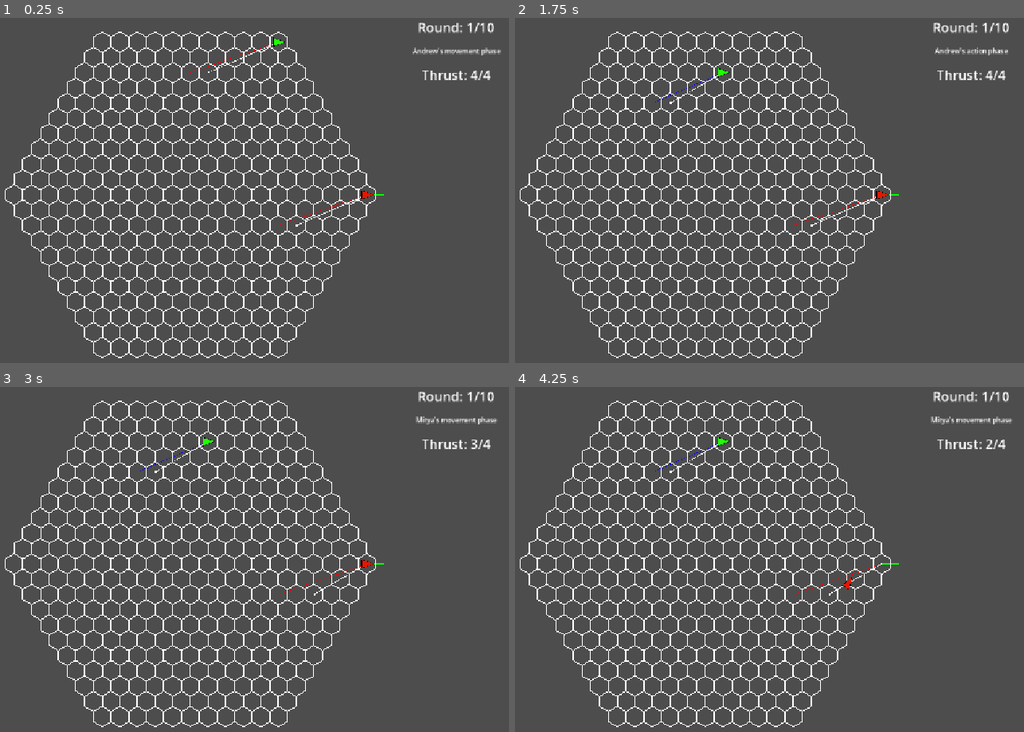
Above: before the commit, frames 1-4 (two rows, left to right).
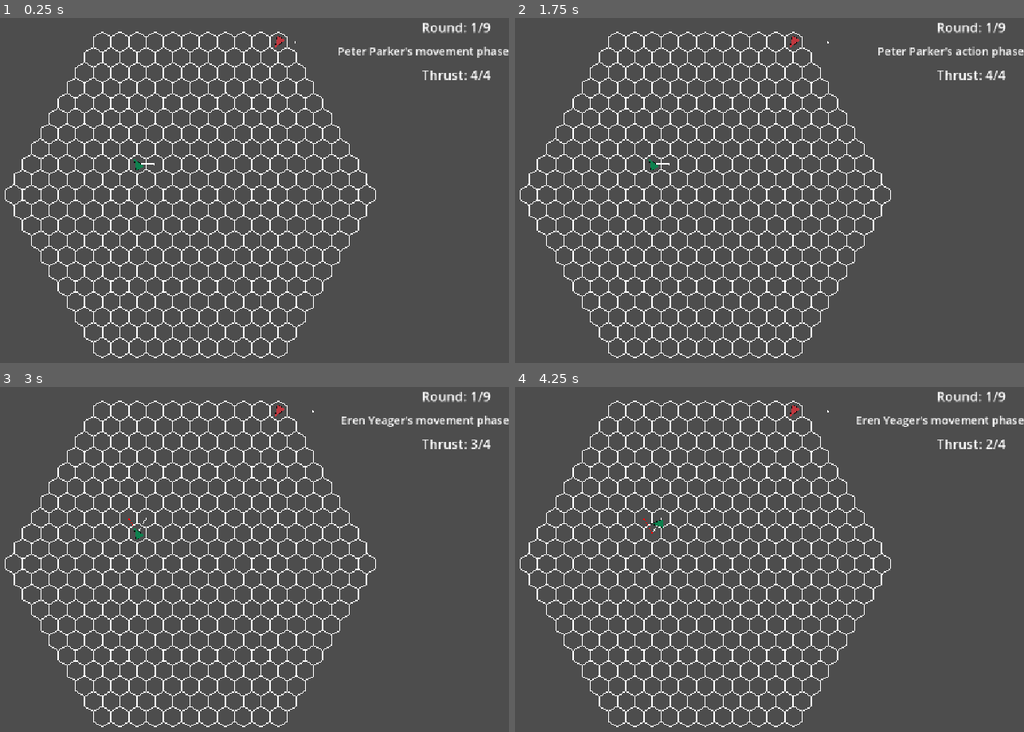
Above: after the commit, the same moments.

Repository: Idandot/Space-Arena
Game: Godot game, scene res://Base Class/Arena.tscn
Two runs of this game, one before a commit and one after it. Both use one fixed random seed, a clock stepped at 60 frames per second and the inputs below.
Inputs:
- Up to frame 1 (0.25 s): no input
- Up to frame 2 (1.75 s): tap Enter (end_phase) at 0.5, 1.35 s; hold Right (turn_right) 0.53-1.28 s; tap Space (fire) at 0.6, 1.55 s; hold Down (brake) from 1.28 s (still down)
- Up to frame 3 (3 s): tap Space (fire) at 2, 2.1, 2.85 s; release Down (brake) at 2.03 s; hold Right (turn_right) 2.03-2.78 s; tap Enter (end_phase) at 2.75 s; hold Up (accelerate) from 2.78 s (still down)
- Up to frame 4 (4.25 s): tap Space (fire) at 3.5, 3.8 s; release Up (accelerate) at 3.53 s; hold Left (turn_left) from 3.53 s (still down); tap Enter (end_phase) at 3.6 s

The runs differ from the first frame. In frame 1, 0.9% of the frame differs, in the area x 26-100%, y 1-61%; in frame 2, 0.9%; in frame 3, 0.9%; in frame 4, 0.9%.

Commit message:
Weapon 0.1.6 Cleaning

Diff:
--- a/Autoload Class/UIManager.gd
+++ b/Autoload Class/UIManager.gd
@@ -7,20 +7,20 @@
 
 func _ready() -> void:
 	GameEvents.thrust_changed.connect(_update_thrust_label)
-	GameEvents.round_changed.connect(_update_turn_label)
+	GameEvents.round_changed.connect(_update_round_label)
 	GameEvents.phase_changed.connect(_update_phase_label)
 
 func _update_thrust_label(_actor: Actor, thrust: int, max_thrust: int):
 	if !thrust_label:
 		return
-	thrust_label.text = "Thrust: " + str(thrust) + "/" + str(max_thrust)
+	thrust_label.text = "Thrust: %s/%s" % [thrust, max_thrust]
 
-func _update_turn_label(current_round: int, max_round: int):
+func _update_round_label(current_round: int, max_round: int):
 	if !round_label:
 		return
-	round_label.text = "Round: " + str(current_round) + "/" + str(max_round)
+	round_label.text = "Round: %s/%s" % [current_round, max_round]
 
-func _update_phase_label(_actor: Actor, phase: Enums.turn_phase):
+func _update_phase_label(actor: Actor, phase: Enums.turn_phase):
 	if !phase_label:
 		return
 	var phase_str: String = ""
@@ -29,4 +29,4 @@
 			phase_str = "movement"
 		Enums.turn_phase.ACTION:
 			phase_str = "action"
-	phase_label.text = _actor._display_name + "'s " + phase_str + " phase"
+	phase_label.text = "%s's %s phase" % [actor.display_name, phase_str]
--- a/Base Class/Actor.gd
+++ b/Base Class/Actor.gd
@@ -7,14 +7,18 @@
 signal turn_started(actor: Actor)
 signal killed(actor: Actor)
 
-var _display_name: String = ""
+var display_name: String = "":
+	set(value):
+		display_name = value
+	get:
+		return display_name
 var _initiative: int = 0
 var _is_alive: bool = true
 
 var state: Enums.actor_states = Enums.actor_states.IDLE:
 	set(value):
 		state = value
-		print(_display_name, "'s state changed to ", state)
+		print(display_name, "'s state changed to ", state)
 	get:
 		return state
 
@@ -27,7 +31,7 @@
 
 	setup_started.emit(config)
 	_initiative = config.get_meta("initiative", 0)
-	_display_name = config.get("display_name")
+	display_name = config.get("display_name")
 
 func take_turn() -> void:
 	state = Enums.actor_states.ACTIVE
--- a/Base Class/Arena.tscn
+++ b/Base Class/Arena.tscn
@@ -1,21 +1,41 @@
-[gd_scene load_steps=10 format=3 uid="uid://desilnlp5gqtr"]
+[gd_scene load_steps=15 format=3 uid="uid://desilnlp5gqtr"]
 
 [ext_resource type="Script" uid="uid://dwvjpdp1pitku" path="res://Base Class/Arena.gd" id="1_q4evv"]
 [ext_resource type="PackedScene" uid="uid://drbie2ve3q7dd" path="res://Base Class/Hex.tscn" id="3_4hi4l"]
-[ext_resource type="Resource" uid="uid://dagje7y2fl2qg" path="res://Resources/Game Configs/Debug.tres" id="4_4lkml"]
+[ext_resource type="Script" uid="uid://daq1waive7xpx" path="res://Resources/ActorConfigs/ActorConfig.gd" id="3_7idsn"]
+[ext_resource type="Resource" uid="uid://cvllx1sht7wlp" path="res://Resources/ActorConfigs/Peter Parker.tres" id="4_iroh1"]
 [ext_resource type="Script" uid="uid://bsxmn8p1yrsl7" path="res://Base Class/ArenaCam.gd" id="4_kmxm0"]
 [ext_resource type="Script" uid="uid://ra5ms2jmqdqj" path="res://Autoload Class/HexGrid.gd" id="4_t804p"]
+[ext_resource type="PackedScene" uid="uid://c4kh3mrinecq8" path="res://Base Class/Actor.tscn" id="5_l36q3"]
 [ext_resource type="Script" uid="uid://3ie11nou16mr" path="res://Base Class/TurnManager.gd" id="6_5jmcn"]
+[ext_resource type="Script" uid="uid://cemxx5dpd6xcu" path="res://Resources/Game Configs/GameConfig.gd" id="6_e5ake"]
 [ext_resource type="Script" uid="uid://dvhdky2xyyqyb" path="res://Autoload Class/UIManager.gd" id="7_2o31o"]
 [ext_resource type="Theme" uid="uid://dho5hnu13gwhm" path="res://Themes/Font.tres" id="8_j1a1p"]
 
+[sub_resource type="Resource" id="Resource_4e2fv"]
+script = ExtResource("3_7idsn")
+scene = ExtResource("5_l36q3")
+color = Color(0.05283022, 0.5065593, 0.30418986, 1)
+unique_spawnpoint = true
+spawn_point = Vector2i(-2, -2)
+initial_facing = "LUU"
+initiative = 7
+display_name = "Eren Yeager"
+metadata/_custom_type_script = "uid://daq1waive7xpx"
+
+[sub_resource type="Resource" id="Resource_c5xbw"]
+script = ExtResource("6_e5ake")
+actors_data = Array[ExtResource("3_7idsn")]([ExtResource("4_iroh1"), SubResource("Resource_4e2fv")])
+max_round = 9
+metadata/_custom_type_script = "uid://cemxx5dpd6xcu"
+
 [sub_resource type="Theme" id="Theme_j1a1p"]
-default_font_size = 12
+default_font_size = 20
 
 [node name="Arena" type="Node2D"]
 script = ExtResource("1_q4evv")
 hex_scene = ExtResource("3_4hi4l")
-game_config = ExtResource("4_4lkml")
+game_config = SubResource("Resource_c5xbw")
 
 [node name="HexGrid" type="Node2D" parent="."]
 script = ExtResource("4_t804p")
--- a/Base Class/HexRigidbody.gd
+++ b/Base Class/HexRigidbody.gd
@@ -72,10 +72,10 @@
 ##Фаза инициализации корабля
 func _on_setup(_config: ActorConfig):
 	set_axial_position(_config.spawn_point)
+	set_facing(_config.initial_facing)
 
 	#Временно для дебага!
 	add_force("gravity", Vector2i(1, 0))
-	add_impulse("throw", Vector2i(-6, 2))
 
 ##Фаза планирования движения
 func _on_turn_start(_actor: Actor):
--- a/Base Class/TurnManager.gd
+++ b/Base Class/TurnManager.gd
@@ -26,11 +26,9 @@
 		push_error("Cannot start game without actors")
 		return
 
-	if game_config.has_meta("max_round"):
-		_max_round = game_config.max_round
+	_max_round = game_config.max_round
 
 	_current_game_state = game_states.ACTIVE
-
 	_current_round = 0
 
 	_starting_actors = actors
--- a/Modules/PlayerController.gd
+++ b/Modules/PlayerController.gd
@@ -5,7 +5,7 @@
 	set(value):
 		turn_phase = value
 		GameEvents.phase_changed.emit(parent, turn_phase)
-		print(parent._display_name, "'s turn phase changed to ", turn_phase)
+		print(parent.display_name, "'s turn phase changed to ", turn_phase)
 	get:
 		return turn_phase
 
--- a/Modules/Weapon.gd
+++ b/Modules/Weapon.gd
@@ -6,5 +6,5 @@
 
 func get_available_actions() -> Array[Action]:
 	return [
-		Action.new("weapon_fire", _fire, Enums.turn_phase.ACTION, "fire")
+		#Action.new("weapon_fire", _fire, Enums.turn_phase.ACTION, "fire")
 	]
--- a/Resources/ActorConfigs/Basic Actor 2.tres
+++ /dev/null
@@ -1,10 +0,0 @@
-[gd_resource type="Resource" script_class="ActorConfig" load_steps=3 format=3 uid="uid://gx4pppr0ci3f"]
-
-[ext_resource type="PackedScene" uid="uid://c4kh3mrinecq8" path="res://Base Class/Actor.tscn" id="1_0u84v"]
-[ext_resource type="Script" uid="uid://daq1waive7xpx" path="res://Resources/ActorConfigs/ActorConfig.gd" id="2_6narg"]
-
-[resource]
-script = ExtResource("2_6narg")
-scene = ExtResource("1_0u84v")
-color = Color(1, 1, 1, 1)
-initial_facing = "R"
--- a/Resources/ActorConfigs/Basic Actor.tres
+++ /dev/null
@@ -1,13 +0,0 @@
-[gd_resource type="Resource" script_class="ActorConfig" load_steps=3 format=3 uid="uid://cvllx1sht7wlp"]
-
-[ext_resource type="PackedScene" uid="uid://c4kh3mrinecq8" path="res://Base Class/Actor.tscn" id="1_ssagi"]
-[ext_resource type="Script" uid="uid://daq1waive7xpx" path="res://Resources/ActorConfigs/ActorConfig.gd" id="2_7fvgc"]
-
-[resource]
-resource_name = "left"
-script = ExtResource("2_7fvgc")
-scene = ExtResource("1_ssagi")
-color = Color(0.117647, 1, 0, 1)
-unique_spawnpoint = true
-spawn_point = Vector2i(10, -10)
-display_name = "Andrew"
--- /dev/null
+++ b/Resources/ActorConfigs/Peter Parker.tres
@@ -0,0 +1,14 @@
+[gd_resource type="Resource" script_class="ActorConfig" load_steps=3 format=3 uid="uid://cvllx1sht7wlp"]
+
+[ext_resource type="PackedScene" uid="uid://c4kh3mrinecq8" path="res://Base Class/Actor.tscn" id="1_hwjvr"]
+[ext_resource type="Script" uid="uid://daq1waive7xpx" path="res://Resources/ActorConfigs/ActorConfig.gd" id="2_3rpy7"]
+
+[resource]
+resource_name = "Peter Parker"
+script = ExtResource("2_3rpy7")
+scene = ExtResource("1_hwjvr")
+color = Color(0.7546062, 0.21740559, 0.24173817, 1)
+unique_spawnpoint = true
+spawn_point = Vector2i(10, -10)
+initial_facing = "LDD"
+display_name = "Peter Parker"
--- a/Resources/Game Configs/Debug.tres
+++ /dev/null
@@ -1,20 +0,0 @@
-[gd_resource type="Resource" script_class="GameConfig" load_steps=6 format=3 uid="uid://dagje7y2fl2qg"]
-
-[ext_resource type="Resource" uid="uid://cvllx1sht7wlp" path="res://Resources/ActorConfigs/Basic Actor.tres" id="1_737vn"]
-[ext_resource type="Script" uid="uid://daq1waive7xpx" path="res://Resources/ActorConfigs/ActorConfig.gd" id="1_lpy5o"]
-[ext_resource type="Script" uid="uid://cemxx5dpd6xcu" path="res://Resources/Game Configs/GameConfig.gd" id="2_ijpqw"]
-[ext_resource type="PackedScene" uid="uid://c4kh3mrinecq8" path="res://Base Class/Actor.tscn" id="3_jabdj"]
-
-[sub_resource type="Resource" id="Resource_dslww"]
-script = ExtResource("1_lpy5o")
-scene = ExtResource("3_jabdj")
-color = Color(0.8939935, 0.090469204, 9.62615e-07, 1)
-initial_facing = "R"
-initiative = 5
-display_name = "Mitya"
-metadata/_custom_type_script = "uid://daq1waive7xpx"
-
-[resource]
-script = ExtResource("2_ijpqw")
-actors_data = Array[ExtResource("1_lpy5o")]([ExtResource("1_737vn"), SubResource("Resource_dslww")])
-max_round = 9
